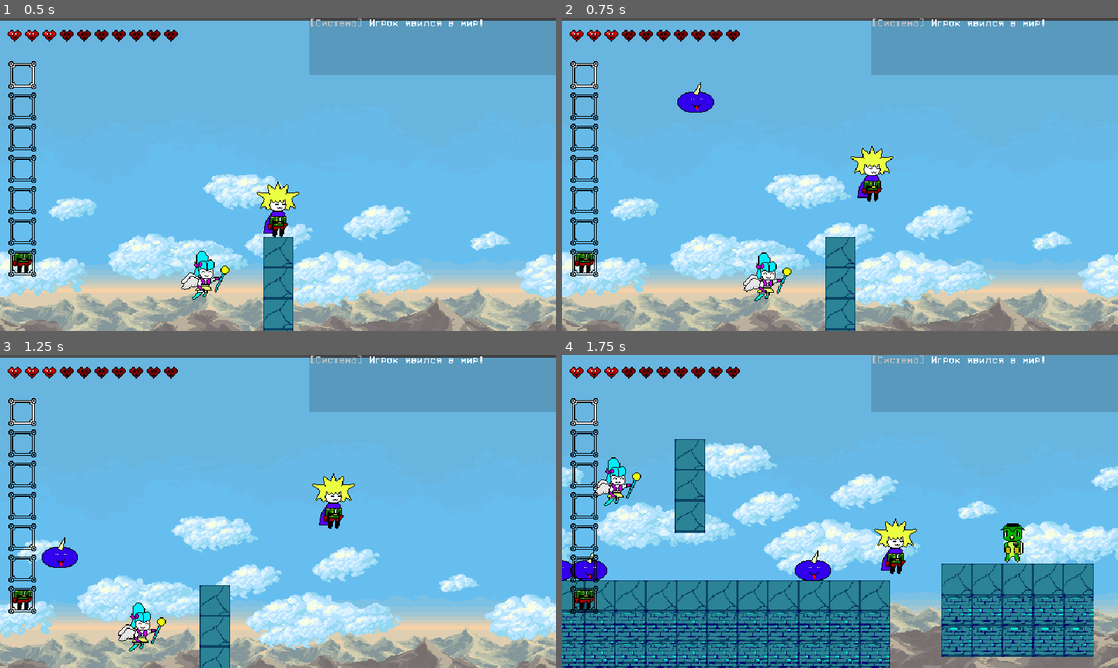
Above: before the commit, frames 1-4 (two rows, left to right).
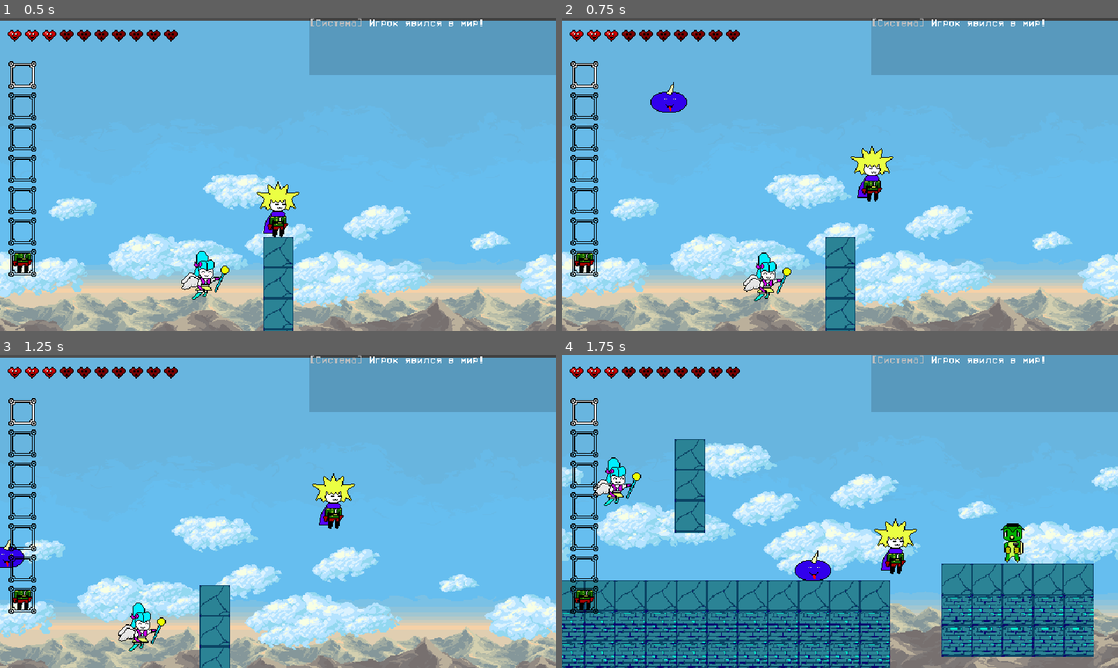
Above: after the commit, the same moments.

Repository: zoomergames/magicia
Game: Godot game, scene res://core/game.tscn
Same seed, same stepped clock (60 frames per second), same inputs: the game is played once before the commit and once after it.
Inputs (mouse positions are in pixels of both pictures, inside the frame that each line leads up to):
- Up to frame 1 (0.5 s): no input
- Up to frame 2 (0.75 s): tap Enter (ui_accept) at 0.5 s; move the mouse to (962, 158) at 0.52 s; hold D (move_right) from 0.53 s (still down); tap W (jump) at 0.6 s; click (962, 158) at 0.67 s
- Up to frame 3 (1.25 s): keep holding D (move_right); tap W (jump) at 0.77, 1.07 s
- Up to frame 4 (1.75 s): keep holding D (move_right); move the mouse to (728, 527) at 1.27 s; click (728, 527) at 1.35 s; tap W (jump) at 1.52, 1.55 s

Frame 1 is identical in both runs. In frame 2, 0.7% of the frame differs, in the area x 15-28%, y 20-31%; in frame 3, 0.6%; in frame 4, 0.4%.

Commit message:
доработан ии врагов

Diff:
--- a/entities/enemies/enemy_base.gd
+++ b/entities/enemies/enemy_base.gd
@@ -3,6 +3,10 @@
 
 @export var enemy_data: EnemyData
 @export var sprite: Sprite2D
+
+@export var detection_range: float = 300.0
+@export var jump_force: float = -300.0
+@export var jump_chance: float = 0.01
 
 var max_hp: int
 var speed: float
@@ -47,23 +51,42 @@
 	queue_free()
 
 func _process(_delta: float) -> void:
-	var player:CharacterBody2D = get_tree().get_first_node_in_group("player")
-	if player:
-		if player.global_position.x < global_position.x:
-			sprite.flip_h = true
-		else:
-			sprite.flip_h = false
+	var player = get_tree().get_first_node_in_group("player")
+	# Проверяем, существует ли игрок и ЖИВ ли он
+	if player and not player.get("is_dead"):
+		var distance = global_position.distance_to(player.global_position)
+		# Поворачиваем спрайт ТОЛЬКО если игрок в зоне видимости
+		if distance <= detection_range:
+			if player.global_position.x < global_position.x:
+				sprite.flip_h = true
+			else:
+				sprite.flip_h = false
 
 func _physics_process(delta: float) -> void:
 	die_in_abyss()
-	# Гравитация
+
 	if not is_on_floor():
 		velocity.y += gravity * delta
-	# Преследование игрока
+
 	var player = get_tree().get_first_node_in_group("player")
-	if player:
-		if player.global_position.x < global_position.x:
-			velocity.x = -speed
+
+	# Проверяем: есть игрок и он НЕ мертв
+	if player and not player.get("is_dead"):
+		var distance = global_position.distance_to(player.global_position)
+
+		if distance <= detection_range:
+			if player.global_position.x < global_position.x:
+				velocity.x = -speed
+			else:
+				velocity.x = speed
+
+			if is_on_floor() and randf() < jump_chance:
+				velocity.y = jump_force
 		else:
-			velocity.x = speed
+			# Если игрок жив, но ушел далеко — останавливаемся
+			velocity.x = 0
+	else:
+		# Если игрок умер или его нет на сцене — останавливаемся
+		velocity.x = 0
+
 	move_and_slide()
